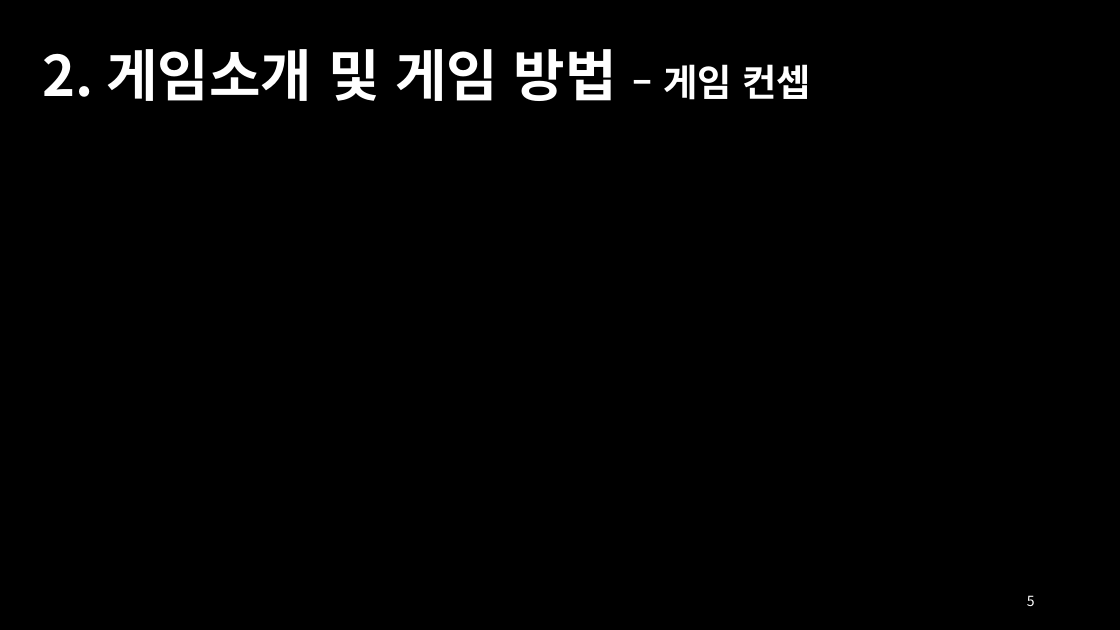
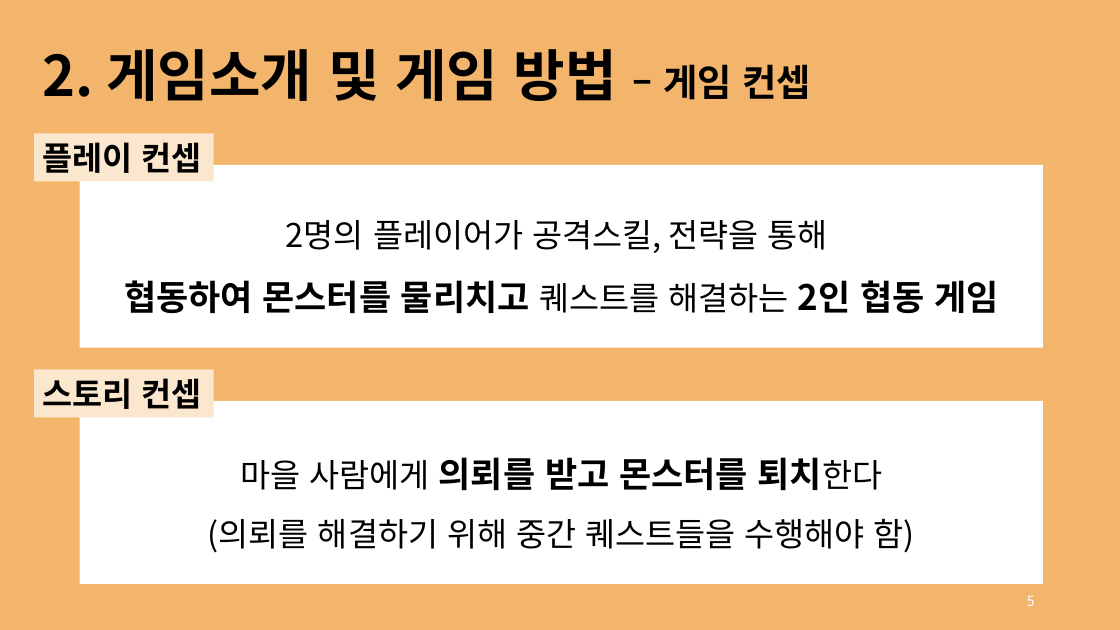
Before and after one commit to rg7155/2022KPU_GameProject, a slide deck: slide 5 of 의뢰인.pptx. Drawn at 1120x630 pixels with LibreOffice and Linux fonts; fonts in the diff are those of the drawing. Boxes give left, top, right and bottom in pixels: in the first picture for what was removed or moved away, otherwise in the second. Text is boxed around its words. In the diff, an @@ line names an element or a change of style, - is before the commit and + after.

Commit message:
ppt 플레이어, 몬스터, 조작법 제외 완료

```diff
--- a/의뢰인.pptx
+++ b/의뢰인.pptx
@@ background #000000 to #F3B56C @@
@@ text "2. 게임소개 및 게임 방법 ..." at [43,49,812,101]: text colour #FFFFFF to #000000 @@
@@ rectangle added at [34,134,214,181], fill #FBE6CE, 28 pt, text #000000, bold @@
+플레이 컨셉
@@ rectangle added at [80,165,1044,348], fill #FFFFFF, 28 pt, text #000000 @@
+2명의 플레이어가 공격스킬, 전략을 통해
+협동하여 몬스터를 물리치고 퀘스트를 해결하는 2인 협동 게임
@@ rectangle added at [34,370,214,418], fill #FBE6CE, 28 pt, text #000000, bold @@
+스토리 컨셉
@@ rectangle added at [80,401,1044,584], fill #FFFFFF, 28 pt, text #000000 @@
+마을 사람에게 의뢰를 받고 몬스터를 퇴치한다
+(의뢰를 해결하기 위해 중간 퀘스트들을 수행해야 함)
```
Also in this commit, not shown: 14 other slides changed, 1 slide added, 1 slide removed.
